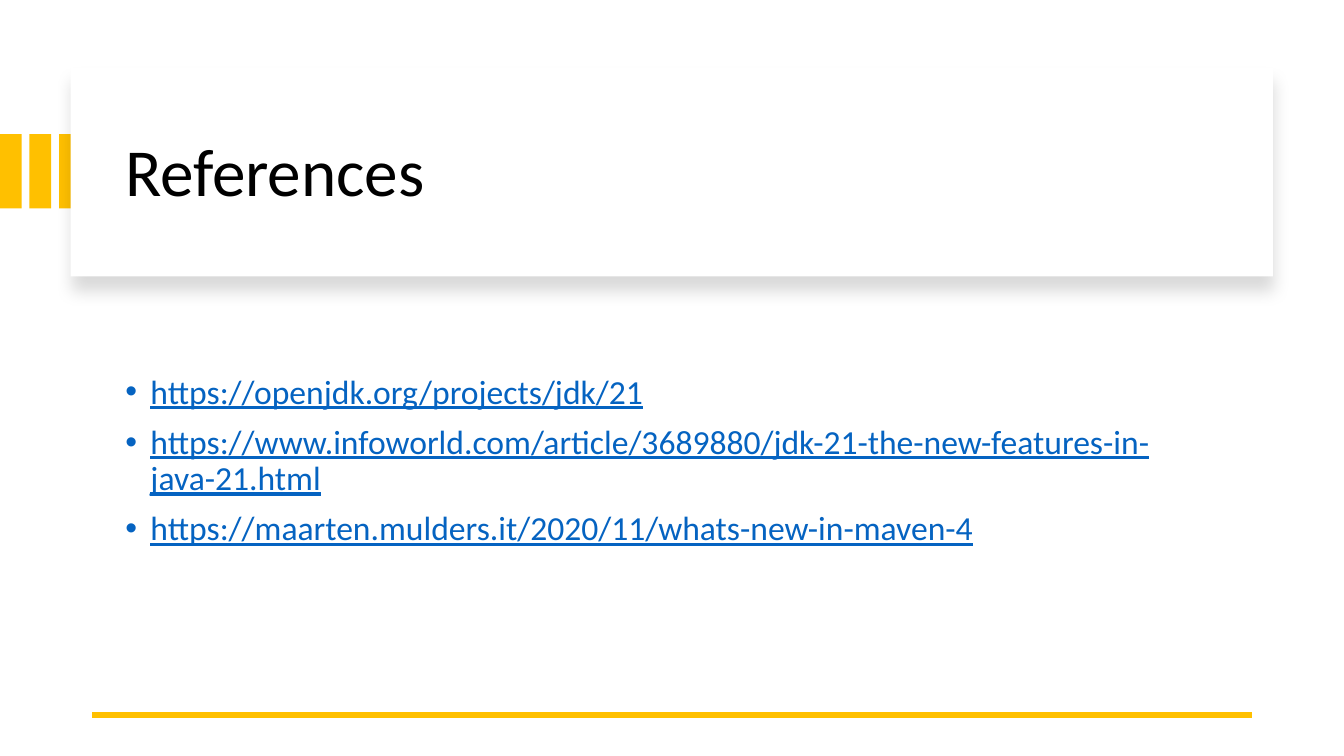
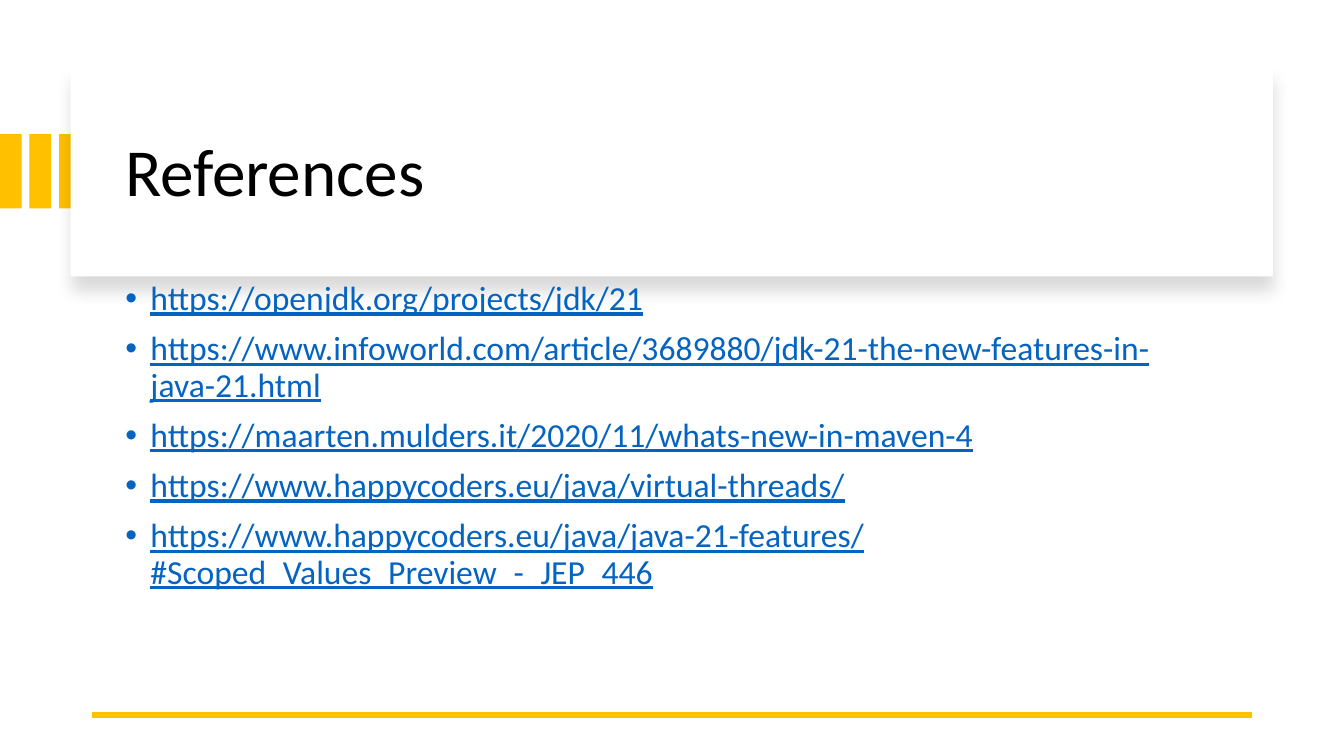
Before and after one commit to iuliana/jdk21-parent-project, a slide deck: slide 17 of Java21-Presentation.pptx (slide 9 before the commit). Drawn at 1344x756 pixels with LibreOffice and Linux fonts; fonts in the diff are those of the drawing. Boxes give left, top, right and bottom in pixels: in the first picture for what was removed or moved away, otherwise in the second. Text is boxed around its words. In the diff, an @@ line names an element or a change of style, - is before the commit and + after.

```diff
--- a/Java21-Presentation.pptx
+++ b/Java21-Presentation.pptx
@@ text at [150, 473, 863, 590]: paragraphs added @@
+• https://www.happycoders.eu/java/virtual-threads/
+• https://www.happycoders.eu/java/java-21-features/#Scoped_Values_Preview_-_JEP_446
```
Also in this commit, not shown: 3 other slides changed, 8 slides added, 22 other files.
